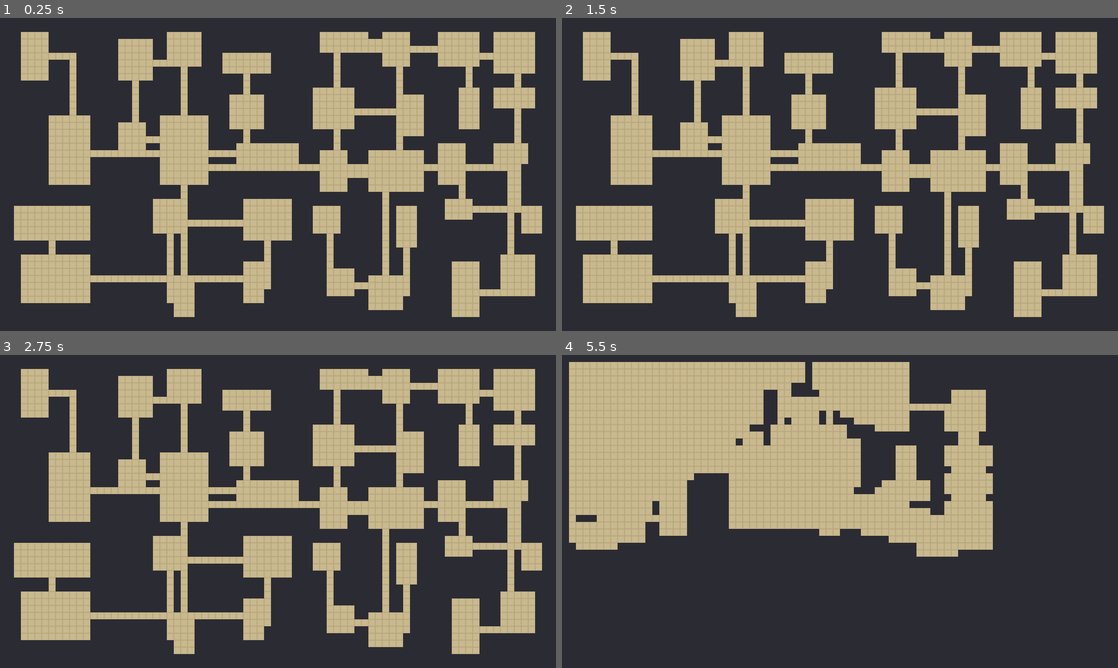
Above: before the commit, frames 1-4 (two rows, left to right).
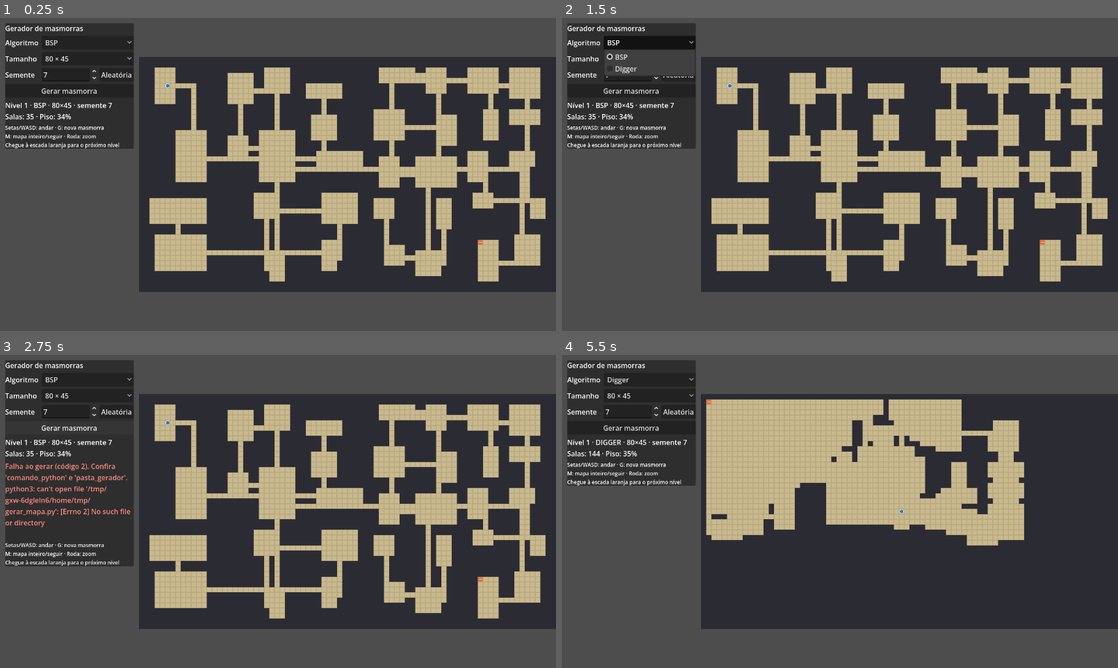
Above: after the commit, the same moments.

Repository: Hayversong/tcc-gerador-masmorras
Game: Godot game, scene res://cenas/masmorra.tscn
Same seed, same stepped clock (60 frames per second), same inputs: the game is played once before the commit and once after it.
Inputs (mouse positions are in pixels of both pictures, inside the frame that each line leads up to):
- Up to frame 1 (0.25 s): no input
- Up to frame 2 (1.5 s): click (650, 43) at 0.5 s, where only the run after the commit has a clickable "BSP"; click (678, 74) at 1.25 s, where only the run after the commit has a clickable "Aleatória"
- Up to frame 3 (2.75 s): click (66, 426) at 2 s, where only the run after the commit has a clickable "Gerar masmorra"
- Up to frame 4 (5.5 s): click (650, 395) at 2.75 s, where only the run after the commit has a clickable "80 × 45"; tap Enter at 3.5, 5 s; move the mouse to (962, 495) at 3.52 s; hold Right 3.53-4.28 s; tap G at 3.6 s; click (962, 495) at 3.67 s; tap M at 3.8, 4.35 s; tap Space at 4.25 s; move the mouse to (728, 527) at 4.27 s; hold Down 4.28-5.03 s; click (728, 527) at 4.42 s; tap R at 4.55, 5.1 s; move the mouse to (895, 442) at 5.02 s; hold Right from 5.03 s (still down); click (895, 442) at 5.17 s; tap Tab at 5.3 s

The runs differ from the first frame. In frame 1, 63% of the frame differs, in the area x 0-100%, y 0-100%; in frame 2, 64%; in frame 3, 60%; in frame 4, 55%.

Commit message:
Adiciona personagem, escada e câmera que segue na cena da Godot

Diff:
--- a/godot/scripts/carregador_masmorra.gd
+++ b/godot/scripts/carregador_masmorra.gd
@@ -1,59 +1,87 @@
 extends Node2D
-## Carrega uma masmorra exportada pelo gerador em Python (JSON) e a desenha
-## em um TileMapLayer. Cada célula da grade vira um tile.
+## Cena principal: carrega uma masmorra em JSON (gerada pelo Python), desenha
+## no TileMapLayer e permite explorá-la com um personagem.
 ##
-## Formato esperado do JSON (ver masmorras/exportacao.py):
+## Formato esperado do JSON (masmorras/exportacao.py):
 ##   "largura", "altura", "linhas" (strings com 0 = parede e 1 = piso),
-##   "salas" (lista de {x, y, largura, altura}) e "inicio" ([x, y]).
+##   "salas" (lista de {x, y, largura, altura}), "inicio" ([x, y]),
+##   "algoritmo" e "semente".
 ##
-## Teclas durante a execução: R recarrega o arquivo; Tab alterna entre
-## os mapas de exemplo.
-
-## Arquivo JSON a carregar.
+## Controles: setas ou WASD movem o personagem uma célula; G gera outra
+## masmorra com semente aleatória; M alterna entre seguir o personagem e ver
+## o mapa inteiro; roda do mouse aproxima e afasta; R recarrega; Tab alterna
+## entre os mapas de exemplo. Chegar à escada gera o próximo nível.
+
+const MarcadorScript := preload("res://scripts/marcador.gd")
+
+## Arquivo JSON carregado ao iniciar.
 @export_file("*.json") var caminho_mapa: String = "res://mapas/exemplo_bsp.json"
 ## Tamanho do tile em pixels (16 ou 32).
 @export var tamanho_tile: int = 16
-## TileSet próprio (opcional). Se vazio, é criado um TileSet simples com
-## duas cores, o que permite testar sem arte.
+## TileSet próprio (opcional). Se vazio, é criado um TileSet de duas cores.
 @export var tileset_personalizado: TileSet
 ## Id da fonte do atlas e coordenadas dos tiles de parede e piso no TileSet.
 @export var id_fonte: int = 0
 @export var atlas_parede: Vector2i = Vector2i(0, 0)
 @export var atlas_piso: Vector2i = Vector2i(1, 0)
-## Ajusta a câmera para mostrar o mapa inteiro.
+## Começa mostrando o mapa inteiro (em vez de seguir o personagem).
 @export var enquadrar_camera: bool = true
+## Cria o painel de geração e o personagem. Desligado nos testes e capturas.
+@export var modo_interativo: bool = true
+## Executável do Python usado para gerar mapas ("python" no Windows).
+@export var comando_python: String = "python3"
+## Pasta do gerador em Python. Vazio = pasta acima do projeto Godot.
+@export_global_dir var pasta_gerador: String = ""
+## Aproximação da câmera quando segue o personagem.
+@export_range(0.5, 8.0, 0.25) var zoom_seguindo: float = 3.0
 
 const EXEMPLOS := ["res://mapas/exemplo_bsp.json", "res://mapas/exemplo_digger.json"]
+const ALGORITMOS := ["bsp", "digger"]
+const NOMES_ALGORITMOS := ["BSP", "Digger"]
+const TAMANHOS := [Vector2i(40, 30), Vector2i(80, 45), Vector2i(160, 90)]
+const LARGURA_PAINEL := 320.0
 
 @onready var camada: TileMapLayer = $TileMapLayer
 @onready var camera: Camera2D = $Camera2D
 
 var dados: Dictionary = {}
+var nivel: int = 1
+var jogador: Node2D
+var escada: Node2D
+
+var _opcao_algoritmo: OptionButton
+var _opcao_tamanho: OptionButton
+var _campo_semente: SpinBox
+var _rotulo_info: Label
+var _rotulo_status: Label
 
 
 func _ready() -> void:
 	camada.tile_set = tileset_personalizado if tileset_personalizado else criar_tileset_padrao(tamanho_tile)
+	escada = _criar_marcador(MarcadorScript.Tipo.ESCADA)
+	jogador = _criar_marcador(MarcadorScript.Tipo.JOGADOR)
+	if modo_interativo:
+		_criar_interface()
+	else:
+		jogador.visible = false
+		escada.visible = false
 	carregar(caminho_mapa)
 
 
-func _unhandled_input(evento: InputEvent) -> void:
-	if evento is InputEventKey and evento.pressed and not evento.echo:
-		if evento.keycode == KEY_R:
-			carregar(caminho_mapa)
-		elif evento.keycode == KEY_TAB:
-			var i := EXEMPLOS.find(caminho_mapa)
-			caminho_mapa = EXEMPLOS[(i + 1) % EXEMPLOS.size()]
-			carregar(caminho_mapa)
-
+# ------------------------------------------------------------------ mapa
 
 ## Lê o JSON e desenha o mapa. Retorna false se o arquivo for inválido.
 func carregar(caminho: String) -> bool:
-	dados = ler_json(caminho)
-	if dados.is_empty():
-		return false
+	var novo := ler_json(caminho)
+	if novo.is_empty():
+		_status("Não foi possível ler %s" % caminho)
+		return false
+	dados = novo
+	caminho_mapa = caminho
 	desenhar(dados)
-	if enquadrar_camera:
-		_enquadrar()
+	_posicionar_marcadores()
+	_atualizar_camera()
+	_atualizar_info()
 	return true
 
 
@@ -78,20 +106,263 @@
 			camada.set_cell(Vector2i(x, y), id_fonte, atlas)
 
 
+## Verdadeiro se a célula existe no mapa e é piso.
+func eh_piso(celula: Vector2i) -> bool:
+	if dados.is_empty():
+		return false
+	var linhas: Array = dados["linhas"]
+	if celula.y < 0 or celula.y >= linhas.size():
+		return false
+	var linha: String = linhas[celula.y]
+	return celula.x >= 0 and celula.x < linha.length() and linha[celula.x] == "1"
+
+
+## Célula inicial sugerida pelo JSON.
+func celula_inicio() -> Vector2i:
+	if dados.has("inicio"):
+		return Vector2i(int(dados["inicio"][0]), int(dados["inicio"][1]))
+	return Vector2i.ZERO
+
+
 ## Posição (em pixels, no centro do tile) sugerida para o jogador começar.
 func posicao_inicio() -> Vector2:
-	if not dados.has("inicio"):
-		return Vector2.ZERO
-	var celula := Vector2i(int(dados["inicio"][0]), int(dados["inicio"][1]))
-	return camada.map_to_local(celula)
-
-
-func _enquadrar() -> void:
-	var tamanho_mapa := Vector2(int(dados["largura"]), int(dados["altura"])) * tamanho_tile
-	camera.position = tamanho_mapa / 2.0
-	var tela := get_viewport_rect().size
-	var escala := minf(tela.x / tamanho_mapa.x, tela.y / tamanho_mapa.y)
-	camera.zoom = Vector2(escala, escala)
+	return camada.map_to_local(celula_inicio())
+
+
+## Célula de piso mais distante da origem, em passos (busca em largura).
+func celula_mais_distante(origem: Vector2i) -> Vector2i:
+	var distancia := {origem: 0}
+	var fila: Array[Vector2i] = [origem]
+	var mais_longe := origem
+	var i := 0
+	while i < fila.size():
+		var atual: Vector2i = fila[i]
+		i += 1
+		for passo in [Vector2i.UP, Vector2i.DOWN, Vector2i.LEFT, Vector2i.RIGHT]:
+			var viz: Vector2i = atual + passo
+			if eh_piso(viz) and not distancia.has(viz):
+				distancia[viz] = distancia[atual] + 1
+				fila.append(viz)
+				if distancia[viz] > distancia[mais_longe]:
+					mais_longe = viz
+	return mais_longe
+
+
+# ------------------------------------------------------------------ jogo
+
+## Move o jogador uma célula. Retorna true se andou (não atravessa paredes).
+func mover(passo: Vector2i) -> bool:
+	var alvo := (jogador.get("celula") as Vector2i) + passo
+	if not eh_piso(alvo):
+		return false
+	_colocar(jogador, alvo)
+	if not enquadrar_camera:
+		camera.position = jogador.position
+	if alvo == escada.get("celula") and modo_interativo:
+		_proximo_nivel()
+	return true
+
+
+func _proximo_nivel() -> void:
+	nivel += 1
+	_campo_semente.value = randi() % 1000000
+	if not gerar_atual():
+		nivel -= 1
+
+
+## Gera uma masmorra chamando o gerador em Python e a carrega.
+func gerar(algoritmo: String, tamanho: Vector2i, semente: int) -> bool:
+	var raiz := pasta_gerador
+	if raiz.is_empty():
+		raiz = ProjectSettings.globalize_path("res://").trim_suffix("/").get_base_dir()
+	var script_py := raiz.path_join("gerar_mapa.py")
+	var saida_json := OS.get_user_data_dir().path_join("mapa_gerado.json")
+	var args := [script_py, "--algoritmo", algoritmo, "--largura", str(tamanho.x),
+		"--altura", str(tamanho.y), "--semente", str(semente), "--saida", saida_json]
+	var saida := []
+	var codigo := OS.execute(comando_python, args, saida, true)
+	if codigo != 0:
+		_status("Falha ao gerar (código %d). Confira 'comando_python' e 'pasta_gerador'.\n%s" % [codigo, "".join(saida)])
+		return false
+	return carregar(saida_json)
+
+
+## Gera com as opções escolhidas no painel.
+func gerar_atual() -> bool:
+	return gerar(ALGORITMOS[_opcao_algoritmo.selected], TAMANHOS[_opcao_tamanho.selected], int(_campo_semente.value))
+
+
+func _unhandled_input(evento: InputEvent) -> void:
+	if evento is InputEventKey and evento.pressed:
+		var passo := Vector2i.ZERO
+		match evento.keycode:
+			KEY_UP, KEY_W: passo = Vector2i.UP
+			KEY_DOWN, KEY_S: passo = Vector2i.DOWN
+			KEY_LEFT, KEY_A: passo = Vector2i.LEFT
+			KEY_RIGHT, KEY_D: passo = Vector2i.RIGHT
+		if passo != Vector2i.ZERO:
+			mover(passo)
+			get_viewport().set_input_as_handled()
+			return
+		if evento.echo:
+			return
+		match evento.keycode:
+			KEY_G:
+				if modo_interativo:
+					_campo_semente.value = randi() % 1000000
+					gerar_atual()
+			KEY_M:
+				enquadrar_camera = not enquadrar_camera
+				_atualizar_camera()
+			KEY_R:
+				carregar(caminho_mapa)
+			KEY_TAB:
+				var i := EXEMPLOS.find(caminho_mapa)
+				carregar(EXEMPLOS[(i + 1) % EXEMPLOS.size()])
+	elif evento is InputEventMouseButton and evento.pressed and not enquadrar_camera:
+		if evento.button_index == MOUSE_BUTTON_WHEEL_UP:
+			zoom_seguindo = minf(zoom_seguindo * 1.15, 8.0)
+		elif evento.button_index == MOUSE_BUTTON_WHEEL_DOWN:
+			zoom_seguindo = maxf(zoom_seguindo / 1.15, 0.5)
+		camera.zoom = Vector2.ONE * zoom_seguindo
+
+
+# ------------------------------------------------------------------ apoio
+
+func _criar_marcador(tipo: int) -> Node2D:
+	var m := Node2D.new()
+	m.set_script(MarcadorScript)
+	m.set("tipo", tipo)
+	m.set("tamanho", tamanho_tile)
+	add_child(m)
+	return m
+
+
+func _colocar(marcador: Node2D, celula: Vector2i) -> void:
+	marcador.set("celula", celula)
+	marcador.position = camada.map_to_local(celula)
+
+
+func _posicionar_marcadores() -> void:
+	var inicio := celula_inicio()
+	_colocar(jogador, inicio)
+	_colocar(escada, celula_mais_distante(inicio))
+
+
+func _atualizar_camera() -> void:
+	if dados.is_empty():
+		return
+	if enquadrar_camera:
+		var tamanho_mapa := Vector2(int(dados["largura"]), int(dados["altura"])) * tamanho_tile
+		var tela := get_viewport_rect().size
+		# reserva a faixa da esquerda para o painel, para ele não cobrir o mapa
+		var faixa := LARGURA_PAINEL if modo_interativo else 0.0
+		var escala := minf((tela.x - faixa) / tamanho_mapa.x, tela.y / tamanho_mapa.y)
+		camera.zoom = Vector2(escala, escala)
+		camera.position = tamanho_mapa / 2.0 - Vector2(faixa / 2.0 / escala, 0)
+	else:
+		camera.position = jogador.position
+		camera.zoom = Vector2.ONE * zoom_seguindo
+
+
+func _atualizar_info() -> void:
+	if _rotulo_info == null or dados.is_empty():
+		return
+	var linhas: Array = dados["linhas"]
+	var piso := 0
+	for l in linhas:
+		piso += (l as String).count("1")
+	var total := int(dados["largura"]) * int(dados["altura"])
+	_rotulo_info.text = "Nível %d · %s · %d×%d · semente %s\nSalas: %d · Piso: %.0f%%" % [
+		nivel, str(dados.get("algoritmo", "?")).to_upper(), int(dados["largura"]), int(dados["altura"]),
+		str(int(dados.get("semente", 0))), (dados.get("salas", []) as Array).size(), 100.0 * piso / total]
+	_status("")
+	# o painel acompanha o mapa carregado
+	var i_alg := ALGORITMOS.find(str(dados.get("algoritmo", "")))
+	if i_alg >= 0:
+		_opcao_algoritmo.selected = i_alg
+	var i_tam := TAMANHOS.find(Vector2i(int(dados["largura"]), int(dados["altura"])))
+	if i_tam >= 0:
+		_opcao_tamanho.selected = i_tam
+	_campo_semente.set_value_no_signal(int(dados.get("semente", 0)))
+
+
+func _status(texto: String) -> void:
+	if _rotulo_status != null:
+		_rotulo_status.text = texto
+		_rotulo_status.visible = not texto.is_empty()
+
+
+func _criar_interface() -> void:
+	var camada_ui := CanvasLayer.new()
+	add_child(camada_ui)
+	var painel := PanelContainer.new()
+	painel.position = Vector2(12, 12)
+	painel.custom_minimum_size.x = LARGURA_PAINEL - 24
+	camada_ui.add_child(painel)
+	var caixa := VBoxContainer.new()
+	caixa.add_theme_constant_override("separation", 6)
+	painel.add_child(caixa)
+
+	var titulo := Label.new()
+	titulo.text = "Gerador de masmorras"
+	caixa.add_child(titulo)
+
+	_opcao_algoritmo = OptionButton.new()
+	for n in NOMES_ALGORITMOS:
+		_opcao_algoritmo.add_item(n)
+	caixa.add_child(_linha("Algoritmo", _opcao_algoritmo))
+
+	_opcao_tamanho = OptionButton.new()
+	for t in TAMANHOS:
+		_opcao_tamanho.add_item("%d × %d" % [t.x, t.y])
+	_opcao_tamanho.selected = 1
+	caixa.add_child(_linha("Tamanho", _opcao_tamanho))
+
+	_campo_semente = SpinBox.new()
+	_campo_semente.max_value = 999999999
+	_campo_semente.value = 7
+	_campo_semente.value_changed.connect(func(_v): _campo_semente.get_line_edit().release_focus())
+	var aleatoria := Button.new()
+	aleatoria.text = "Aleatória"
+	aleatoria.pressed.connect(func(): _campo_semente.value = randi() % 1000000)
+	var linha_semente := _linha("Semente", _campo_semente)
+	linha_semente.add_child(aleatoria)
+	caixa.add_child(linha_semente)
+
+	var botao := Button.new()
+	botao.text = "Gerar masmorra"
+	botao.pressed.connect(func(): nivel = 1; gerar_atual())
+	caixa.add_child(botao)
+
+	_rotulo_info = Label.new()
+	caixa.add_child(_rotulo_info)
+	_rotulo_status = Label.new()
+	_rotulo_status.add_theme_color_override("font_color", Color("#ff8a80"))
+	_rotulo_status.autowrap_mode = TextServer.AUTOWRAP_WORD_SMART
+	_rotulo_status.custom_minimum_size.x = 280
+	_rotulo_status.visible = false
+	caixa.add_child(_rotulo_status)
+
+	var ajuda := Label.new()
+	ajuda.text = "Setas/WASD: andar · G: nova masmorra\nM: mapa inteiro/seguir · Roda: zoom\nChegue à escada laranja para o próximo nível"
+	ajuda.add_theme_font_size_override("font_size", 12)
+	caixa.add_child(ajuda)
+
+	# botões e listas não roubam as setas do teclado
+	for c in [_opcao_algoritmo, _opcao_tamanho, aleatoria, botao]:
+		(c as Control).focus_mode = Control.FOCUS_NONE
+
+
+func _linha(rotulo: String, controle: Control) -> HBoxContainer:
+	var h := HBoxContainer.new()
+	var l := Label.new()
+	l.text = rotulo
+	l.custom_minimum_size.x = 80
+	h.add_child(l)
+	controle.size_flags_horizontal = Control.SIZE_EXPAND_FILL
+	h.add_child(controle)
+	return h
 
 
 ## TileSet de duas cores (parede escura, piso claro) gerado em código.
--- /dev/null
+++ b/godot/scripts/marcador.gd
@@ -0,0 +1,25 @@
+extends Node2D
+## Marcador desenhado em código sobre uma célula da grade: o jogador ou a
+## escada para o próximo nível. Não depende de arte.
+
+enum Tipo { JOGADOR, ESCADA }
+
+@export var tipo: Tipo = Tipo.JOGADOR
+@export var tamanho: int = 16
+
+## Célula da grade em que o marcador está.
+var celula: Vector2i = Vector2i.ZERO
+
+
+func _draw() -> void:
+	var t := float(tamanho)
+	if tipo == Tipo.JOGADOR:
+		draw_circle(Vector2.ZERO, t * 0.38, Color("#2a78d6"))
+		draw_circle(Vector2.ZERO, t * 0.38, Color.WHITE, false, maxf(1.0, t / 16.0))
+	else:
+		var r := Rect2(-t * 0.42, -t * 0.42, t * 0.84, t * 0.84)
+		draw_rect(r, Color("#eb6834"))
+		# três degraus
+		for i in 3:
+			var y := r.position.y + r.size.y * (0.3 + 0.25 * i)
+			draw_line(Vector2(r.position.x + 2, y), Vector2(r.end.x - 2, y), Color.WHITE, maxf(1.0, t / 16.0))
